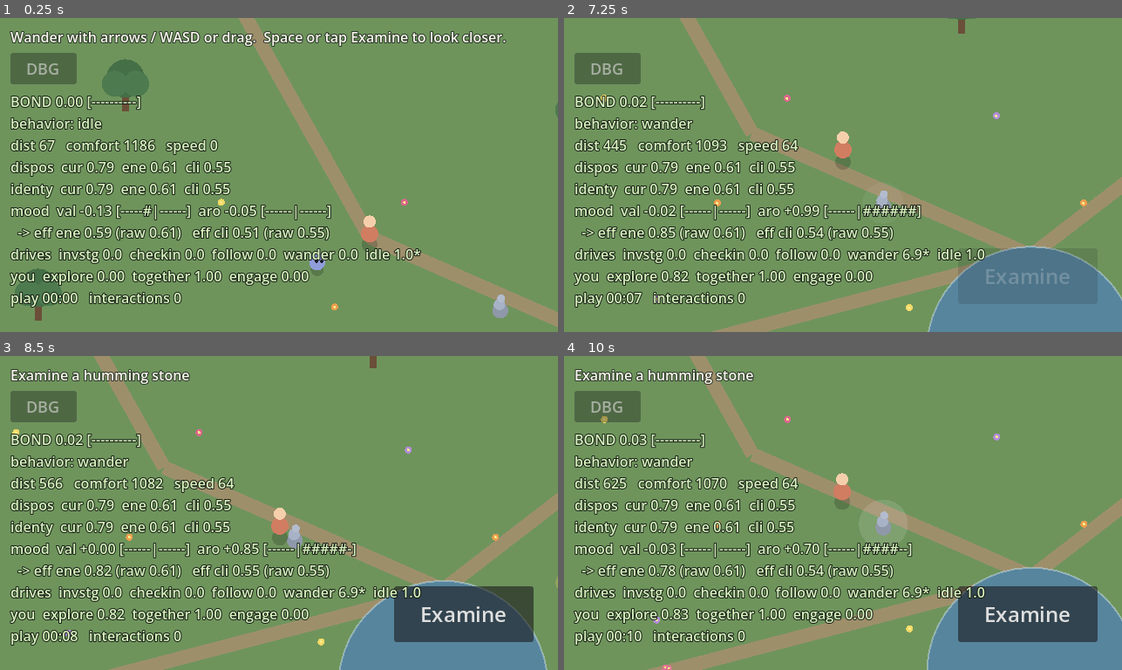
Above: before the commit, frames 1-4 (two rows, left to right).
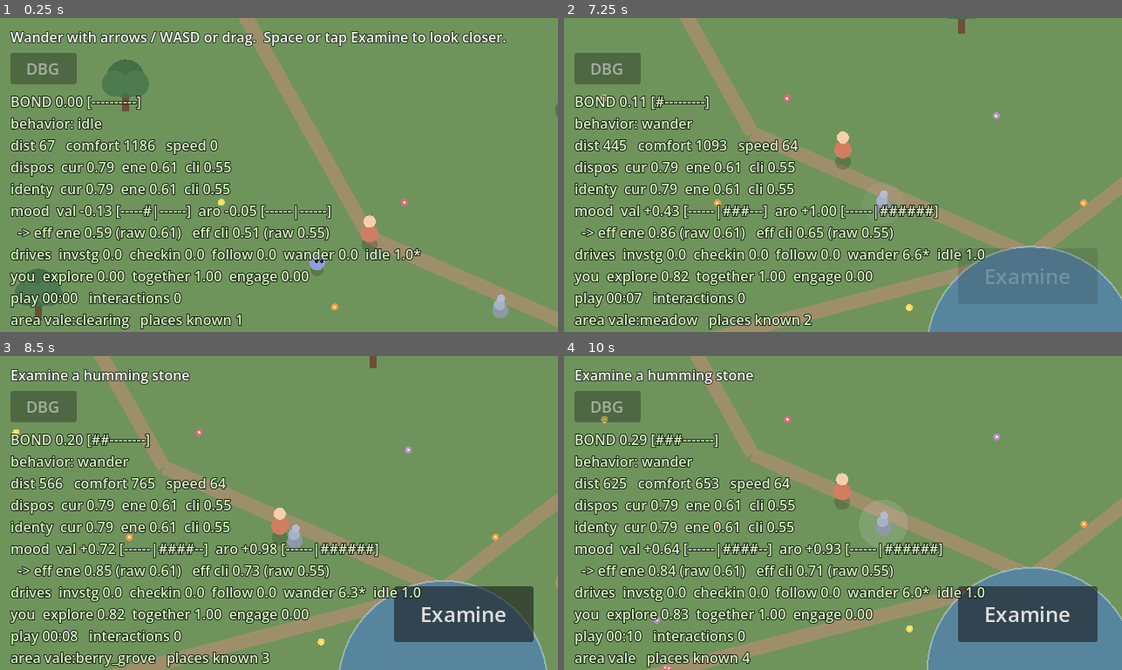
Above: after the commit, the same moments.

Repository: maximusunc/pokepals
Game: Godot game, scene res://scenes/world.tscn
Two runs of this game, one before a commit and one after it. Both use one fixed random seed, a clock stepped at 60 frames per second and the inputs below.
Inputs (mouse positions are in pixels of both pictures, inside the frame that each line leads up to):
- Up to frame 1 (0.25 s): no input
- Up to frame 2 (7.25 s): tap Enter (ui_accept) at 0.5, 0.77, 3.77, 6.77 s; move the mouse to (965, 159) at 0.52 s; hold Right (ui_right) 0.53-1.25 s; click (965, 159) at 0.67 s; drag from (731, 190) to (815, 237) at 1.27 s; move the mouse to (898, 105) at 2.02 s; hold Right (ui_right) 2.03-2.75 s; drag from (815, 237) to (675, 127) at 2.77 s; move the mouse to (1010, 222) at 3.52 s; hold Left (ui_left) 3.53-4.25 s; drag from (675, 127) to (759, 96) at 4.27 s; move the mouse to (870, 175) at 5.02 s; hold Down (ui_down) 5.03-5.75 s; click (870, 175) at 5.17 s; drag from (759, 96) to (731, 190) at 5.77 s; move the mouse to (965, 159) at 6.52 s; hold Up (ui_up) from 6.53 s (still down)
- Up to frame 3 (8.5 s): release Up (ui_up) at 7.25 s; drag from (167, 528) to (251, 575) at 7.27 s; move the mouse to (334, 443) at 8.02 s; hold Down (ui_down) from 8.03 s (still down)
- Up to frame 4 (10 s): release Down (ui_down) at 8.75 s; drag from (815, 575) to (675, 465) at 8.77 s; move the mouse to (1010, 560) at 9.52 s; hold Up (ui_up) from 9.53 s (still down); click (1010, 560) at 9.67 s; tap Enter (ui_accept) at 9.77 s

The runs differ from the first frame. In frame 1, 1.0% of the frame differs, in the area x 1-44%, y 94-100%; in frame 2, 2.8%; in frame 3, 3.0%; in frame 4, 3.2%, in the area x 1-68%, y 24-100%.

Commit message:
feat(companion): new-area discovery as a world-namespaced bond source
The last variety-bond source: the companion's bond deepens the first time it
reaches a region of the world. Area id = world_id:region_id (WorldAreas.resolve,
a pure resolver over rectangles authored in world.json); a position in no region
is the world default ("wilds").

Design choices, made to do this right:
- BINARY, not decayed: a place you've been earns nothing on return — cleaner
  than prop-style fade for areas, and immune to boundary-jitter farming (re-
  crossing a known edge pays 0).
- The spawn area is recorded as "home" (known, no bump); every place after is a
  discovery.
- World-NAMESPACED ids + persistent familiarity mean this scales straight to the
  world-of-worlds north star: a brand-new world is all-novel, a revisited one is
  silent. The companion remembers every place across every world.
- A discovery also feeds the mood discovery spike (a new place is exciting).

Flow: world_controller hands world_id + regions to the companion; companion_view
resolves its own current area each frame into the context; perception passes it
through; CompanionSelf._grow_bond detects crossings and awards grow_per_area on
a genuinely new area. Current area + places-known shown on the debug overlay.

Tests: TestWorldAreas (resolver), plus area-discovery bond (home/new/return) and
the new-world case in TestCompanionSelf.

Co-Authored-By: Claude Opus 4.8 (1M context) <noreply@anthropic.com>
Claude-Session: https://claude.ai/code/session_01WCXccy5pBCLVvDf2cxvg51

Diff:
--- a/pokepals/data/companion.json
+++ b/pokepals/data/companion.json
@@ -23,13 +23,14 @@
 	"roam_pause": [1.5, 4.0],
 	"roam_pause_bond_scale": 2.5,
 	"wander_linger": 2.5,
-	"_bond_comment": "The relationship itself (0..1), persisten …(609 unchanged characters)…  the same familiarity map. (3) grow_per_sec_near, a slow proximity TRICKLE while …(720 unchanged characters)…
+	"_bond_comment": "The relationship itself (0..1), persisten …(609 unchanged characters)…  the same familiarity map. (3) grow_per_area the first time it reaches a named region of the world (or a new world) — BINARY, not decayed: a place you've been earns nothing on return. (4) grow_per_sec_near, a slow proximity TRICKLE while …(720 unchanged characters)…
 	"bond": {
 		"init": 0.0,
 		"max": 1.0,
 		"grow_per_sec_near": 0.000018,
 		"grow_per_interaction": 0.0004,
 		"grow_per_shared_attention": 0.0003,
+		"grow_per_area": 0.0006,
 		"novelty_decay": 0.4,
 		"time_scale": 145.0
 	},
--- a/pokepals/data/world.json
+++ b/pokepals/data/world.json
@@ -1,5 +1,14 @@
 {
 	"_comment": "A larger hand-placed cozy world: a central clearing that opens onto a berry grove to the north, a flowere …(372 unchanged characters)…
+	"world_id": "vale",
+	"_regions_comment": "Named AREAS for new-area discovery (a bond source). The companion's bond deepens the first time it reaches each region (novelty-gated, so re-entering pays nothing). An area's id is world_id:region_id; a position in no region is just the world_id (the open 'wilds'). Because ids are world-namespaced and the companion remembers across sessions/worlds, this scales from sub-regions of one big world to entirely separate worlds. Rectangles in world space; first match wins; gaps fall through to the world default area.",
+	"regions": [
+		{ "id": "clearing", "min": [0, 100], "max": [760, 640] },
+		{ "id": "berry_grove", "min": [-120, -560], "max": [760, 80] },
+		{ "id": "meadow", "min": [-700, 80], "max": [0, 800] },
+		{ "id": "east_glade", "min": [760, -120], "max": [1000, 400] },
+		{ "id": "crystal_hollow", "min": [1000, 160], "max": [1520, 640] }
+	],
 	"bounds": { "min": [-700, -560], "max": [1520, 1120] },
 	"ground_color": [0.43, 0.58, 0.36],
 	"player_spawn": [320, 220],
--- a/pokepals/scripts/presentation/companion_view.gd
+++ b/pokepals/scripts/presentation/companion_view.gd
@@ -21,6 +21,8 @@
 var _player: PlayerView
 var _events: Array = []
 var _points_of_interest: Array = []
+var _world_id := ""
+var _regions: Array = []
 var _time := 0.0
 var _autosave_accum := 0.0
 
@@ -41,6 +43,13 @@
 ## can choose to wander over and investigate them on its own.
 func set_points_of_interest(points: Array) -> void:
 	_points_of_interest = points
+
+
+## Called by the world to hand over its id and named regions, so the companion can resolve
+## which area it's in (for the bond of reaching a new place). regions: [{ id, min, max }].
+func set_world_areas(world_id: String, regions: Array) -> void:
+	_world_id = world_id
+	_regions = regions
 
 
 ## Called by the world when the player interacts with something — the brain may
@@ -79,6 +88,7 @@
 		"events": _events,
 		"time": _time,
 		"points_of_interest": _points_of_interest,
+		"current_area": WorldAreas.resolve(position, _world_id, _regions),
 	}
 	_events = []
 
--- a/pokepals/scripts/presentation/debug_overlay.gd
+++ b/pokepals/scripts/presentation/debug_overlay.gd
@@ -109,6 +109,9 @@
 		_clock(float(d.get("play_seconds", 0.0))),
 		int(d.get("interactions", 0)),
 	])
+	var area := str(d.get("current_area", ""))
+	if area != "":
+		lines.append("area %s   places known %d" % [area, int(d.get("areas_found", 0))])
 
 	return "\n".join(lines)
 
--- a/pokepals/scripts/presentation/world_controller.gd
+++ b/pokepals/scripts/presentation/world_controller.gd
@@ -54,6 +54,13 @@
 	for entry in _interactables:
 		poi.append(entry["pos"])
 	_companion.set_points_of_interest(poi)
+
+	# Hand the companion the world's id and named regions, so it can feel the bond of
+	# reaching a new area (resolved from its own position; see WorldAreas / CompanionSelf).
+	var regions: Array = []
+	for r in data.get("regions", []):
+		regions.append({ "id": String(r.get("id", "region")), "min": WorldData.to_vec2(r["min"]), "max": WorldData.to_vec2(r["max"]) })
+	_companion.set_world_areas(String(data.get("world_id", "")), regions)
 
 	# Touch: tapping the on-screen button examines. Wire it up and keep its taps
 	# from also spinning up the movement thumbstick underneath it.
--- a/pokepals/scripts/world/companion_brain.gd
+++ b/pokepals/scripts/world/companion_brain.gd
@@ -112,6 +112,7 @@
 		"winner": winner.id,
 		"has_attended": perception["has_attended"],
 		"attention_strength": perception["attention_strength"],
+		"current_area": perception["current_area"],
 	}
 	return {
 		"move_target": proposal["move_target"],
--- a/pokepals/scripts/world/companion_perception.gd
+++ b/pokepals/scripts/world/companion_perception.gd
@@ -57,6 +57,7 @@
 		"has_interaction": has_interaction,
 		"interaction_point": interaction_point,
 		"interaction_id": interaction_id,
+		"current_area": String(context.get("current_area", "")),
 		"has_poi": has_poi,
 		"nearest_poi": nearest_poi,
 	}
--- a/pokepals/scripts/world/companion_self.gd
+++ b/pokepals/scripts/world/companion_self.gd
@@ -162,13 +162,16 @@
 
 
 ## The bond DEEPENS through genuine play — discovery and shared moments — not idle
-## time. Three sources:
+## time. Four sources:
 ##   1. A NOVELTY-weighted bump on each shared examine: the first real encounter with a
 ##      prop pays full, every repeat pays less (decaying to ~0), so poking one thing over
 ##      and over stops growing bond. The discount is permanent (familiarity never fades).
 ##   2. A SHARED-ATTENTION bump when the companion is right beside whatever the player is
 ##      attending to (from social referencing) — novelty-weighted the same way.
-##   3. A slow proximity TRICKLE while you stay close — the gentle long-tail finisher,
+##   3. A NEW-AREA bump the first time it reaches a region of the world (novelty-weighted in
+##      the same map, so re-entering a known place pays nothing). Area ids are world-
+##      namespaced, so this also rewards venturing into a whole new world.
+##   4. A slow proximity TRICKLE while you stay close — the gentle long-tail finisher,
 ##      deliberately weak so parking next to the companion is never the optimal play.
 ## Raw presence (growing just from the game running) is gone — it was farmable. Kept
 ## bounded so the wanderer->companion shift is felt across a session, not flipped in
@@ -199,6 +202,9 @@
 		_last_shared_novelty = _shared_attention_novelty(perception, cfg)
 		if _last_shared_novelty > 0.0:
 			amount += float(bond_cfg.get("grow_per_shared_attention", 0.0)) * _last_shared_novelty
+	# New-area discovery: only on the frame we cross INTO a different area, and only if it's
+	# unfamiliar. The first area we're ever in (spawn) is "home", marked known without a bump.
+	amount += _discover_area(perception, bond_cfg)
 	# time_scale lets the real ~10-hour bond curve be experienced quickly while tuning
 	# feel: the base rates are the real game, this multiplies them (set to 1.0 to ship).
 	amount *= float(bond_cfg.get("time_scale", 1.0))
@@ -242,6 +248,30 @@
 	var seen := float(familiarity.get(key, 0.0))
 	familiarity[key] = seen + 1.0
 	return _novelty_factor(seen, cfg.get("bond", {}))
+
+
+## New-area discovery. Returns the (pre-time_scale) bond earned by crossing into a NEW area
+## this frame, 0 otherwise. Unlike props, an area is BINARY — you've been somewhere or you
+## haven't — so a discovered area pays nothing on return (not even a faded amount). The first
+## area we ever occupy (spawn, or a fresh load with no recorded area) is "home": marked known
+## without a bump. A genuine discovery also feeds the mood's discovery spike (a new place is
+## exciting). Area ids are world-namespaced, so this rewards new worlds as well as new regions.
+func _discover_area(perception: Dictionary, bond_cfg: Dictionary) -> float:
+	var area := String(perception.get("current_area", ""))
+	if area == "" or String(short_term.get("last_area", "")) == area:
+		return 0.0  # no areas configured, or still in the same area — no crossing
+	var first_ever := not short_term.has("last_area")
+	short_term["last_area"] = area
+	var key := "area:" + area
+	var seen := float(familiarity.get(key, 0.0))
+	if first_ever and seen == 0.0:
+		familiarity[key] = 1.0  # where we begin is home, not a discovery
+		return 0.0
+	familiarity[key] = seen + 1.0
+	if seen > 0.0:
+		return 0.0  # already been here — a known place earns no fresh bond
+	_last_discovery_novelty = maxf(_last_discovery_novelty, 1.0)
+	return float(bond_cfg.get("grow_per_area", 0.0))
 
 
 ## Each companion's resting mood — the center its feeling relaxes back to — is derived
@@ -411,6 +441,15 @@
 	return 0.5 if total <= 0.0 else acc / total
 
 
+# How many distinct areas the companion has been to (including home), from the memory map.
+func _count_areas_found() -> int:
+	var n := 0
+	for key in familiarity:
+		if String(key).begins_with("area:"):
+			n += 1
+	return n
+
+
 ## A read-only snapshot of the identity for diagnostics: the bond, the drifting
 ## traits, the derived play signals, and the headline observation tallies. Reuses
 ## play_signals() so the overlay shows exactly the numbers drift reads.
@@ -424,6 +463,7 @@
 		"play_seconds": float(observations.get("play_seconds", 0.0)),
 		"interactions": float(observations.get("interactions", 0.0)),
 		"familiar_props": familiarity.size(),
+		"areas_found": _count_areas_found(),
 		"mood_valence": mood_valence,
 		"mood_arousal": mood_arousal,
 		"mood_rest_valence": float(rest["valence"]),
--- /dev/null
+++ b/pokepals/scripts/world/world_areas.gd
@@ -0,0 +1,26 @@
+class_name WorldAreas
+## Resolves which named AREA a world position falls in. An area's stable id is
+## "world_id:region_id" (or just "world_id" when the position is in no named region —
+## the world's open "wilds"). Two things fall out of that one rule:
+##   • sub-regions of a single large world are distinct region_ids;
+##   • separate worlds are distinct world_ids.
+## Because the companion's familiarity map (its memory) is part of its persistent self and
+## these ids are world-namespaced, it REMEMBERS every place across every world it has
+## visited — revisiting a known area pays no fresh discovery, while a brand-new world is all
+## novel. That is the seed of the "one companion, many worlds" north star.
+##
+## Pure and presentation-agnostic: a region is just { id, min, max } in world space; a
+## different presentation (or a non-spatial world) is free to supply area ids however it
+## likes — the companion logic only ever consumes the resolved string.
+
+static func resolve(pos: Vector2, world_id: String, regions: Array) -> String:
+	if world_id == "":
+		return ""
+	for r in regions:
+		if not (r is Dictionary) or not (r.has("min") and r.has("max")):
+			continue
+		var mn: Vector2 = r["min"]
+		var mx: Vector2 = r["max"]
+		if pos.x >= mn.x and pos.x <= mx.x and pos.y >= mn.y and pos.y <= mx.y:
+			return "%s:%s" % [world_id, String(r.get("id", "region"))]
+	return world_id
--- a/pokepals/tests/run_tests.gd
+++ b/pokepals/tests/run_tests.gd
@@ -16,6 +16,7 @@
 	failures += TestCompanionBrain.run_all()
 	failures += TestCompanionSelf.run_all()
 	failures += TestCompanionAttention.run_all()
+	failures += TestWorldAreas.run_all()
 
 	print("")
 	if failures == 0:
--- a/pokepals/tests/test_companion_self.gd
+++ b/pokepals/tests/test_companion_self.gd
@@ -33,6 +33,8 @@
 	fails += _test_disposition_relaxes_toward_identity(cfg)
 	fails += _test_identity_and_birth_round_trip(cfg)
 	fails += _test_old_save_seeds_identity_from_traits(cfg)
+	fails += _test_new_area_grows_bond_once(cfg)
+	fails += _test_new_world_is_all_new(cfg)
 	return fails
 
 
@@ -502,3 +504,37 @@
 static func _test_old_save_seeds_identity_from_traits(cfg: Dictionary) -> int:
 	var r := CompanionSelf.from_dict({ "version": 1, "traits": { "energy": 0.33 } }, cfg)
 	return _ok(is_equal_approx(float(r.identity["energy"]), float(r.traits["energy"])), "an old save seeds identity from its saved disposition")
+
+
+# A far-away, non-interacting perception that just reports which area we're in.
+static func _perception_area(area: String) -> Dictionary:
+	var p := _perception(false)
+	p["current_area"] = area
+	return p
+
+
+# Reaching a new area grows bond exactly once: spawn is home (no bump), a new region pays,
+# and returning to any known area (home or already-discovered) pays nothing.
+static func _test_new_area_grows_bond_once(cfg: Dictionary) -> int:
+	var s := CompanionSelf.make_default(cfg)
+	s.observe(_perception_area("vale:clearing"), cfg, 0.0)  # spawn -> home
+	var fails := 0
+	fails += _ok(is_equal_approx(s.bond, 0.0), "the spawn area is home, not a discovery (no bond)")
+	s.observe(_perception_area("vale:grove"), cfg, 0.0)  # cross into a new region
+	var after_grove := s.bond
+	fails += _ok(after_grove > 0.0, "reaching a new area grows bond")
+	s.observe(_perception_area("vale:clearing"), cfg, 0.0)  # back home
+	fails += _ok(is_equal_approx(s.bond, after_grove), "returning home earns no fresh bond")
+	s.observe(_perception_area("vale:grove"), cfg, 0.0)  # back to the discovered region
+	fails += _ok(is_equal_approx(s.bond, after_grove), "returning to a discovered area earns no fresh bond")
+	return fails
+
+
+# The world-of-worlds case: because area ids are world-namespaced and familiarity persists,
+# the first area of a DIFFERENT world is a fresh discovery, not mistaken for home.
+static func _test_new_world_is_all_new(cfg: Dictionary) -> int:
+	var s := CompanionSelf.make_default(cfg)
+	s.observe(_perception_area("vale:clearing"), cfg, 0.0)  # home in the first world
+	var before := s.bond
+	s.observe(_perception_area("thornfen:gate"), cfg, 0.0)  # step into a new world
+	return _ok(s.bond > before, "the first area of a new world is a discovery (world-namespaced)")
--- /dev/null
+++ b/pokepals/tests/test_world_areas.gd
@@ -0,0 +1,43 @@
+class_name TestWorldAreas
+## Tests for the pure area resolver: world position -> "world_id:region_id" (or "world_id").
+
+static func run_all() -> int:
+	var fails := 0
+	print("TestWorldAreas")
+	fails += _test_resolves_region()
+	fails += _test_outside_regions_is_world_default()
+	fails += _test_no_world_id_is_empty()
+	fails += _test_first_match_wins()
+	return fails
+
+
+static func _ok(cond: bool, label: String) -> int:
+	if cond:
+		print("  PASS  ", label)
+		return 0
+	print("  FAIL  ", label)
+	return 1
+
+
+static func _regions() -> Array:
+	return [
+		{ "id": "clearing", "min": Vector2(0, 0), "max": Vector2(100, 100) },
+		{ "id": "grove", "min": Vector2(100, 0), "max": Vector2(200, 100) },
+	]
+
+
+static func _test_resolves_region() -> int:
+	return _ok(WorldAreas.resolve(Vector2(50, 50), "vale", _regions()) == "vale:clearing", "a position inside a region resolves to world:region")
+
+
+static func _test_outside_regions_is_world_default() -> int:
+	return _ok(WorldAreas.resolve(Vector2(500, 500), "vale", _regions()) == "vale", "a position in no region resolves to the world default area")
+
+
+static func _test_no_world_id_is_empty() -> int:
+	return _ok(WorldAreas.resolve(Vector2(50, 50), "", _regions()) == "", "with no world id there are no areas (empty string)")
+
+
+static func _test_first_match_wins() -> int:
+	# x == 100 sits on the shared edge of both regions; the earlier-listed one wins.
+	return _ok(WorldAreas.resolve(Vector2(100, 50), "vale", _regions()) == "vale:clearing", "overlapping regions resolve to the first match")
Not shown, changed: docs/companion-design.md
